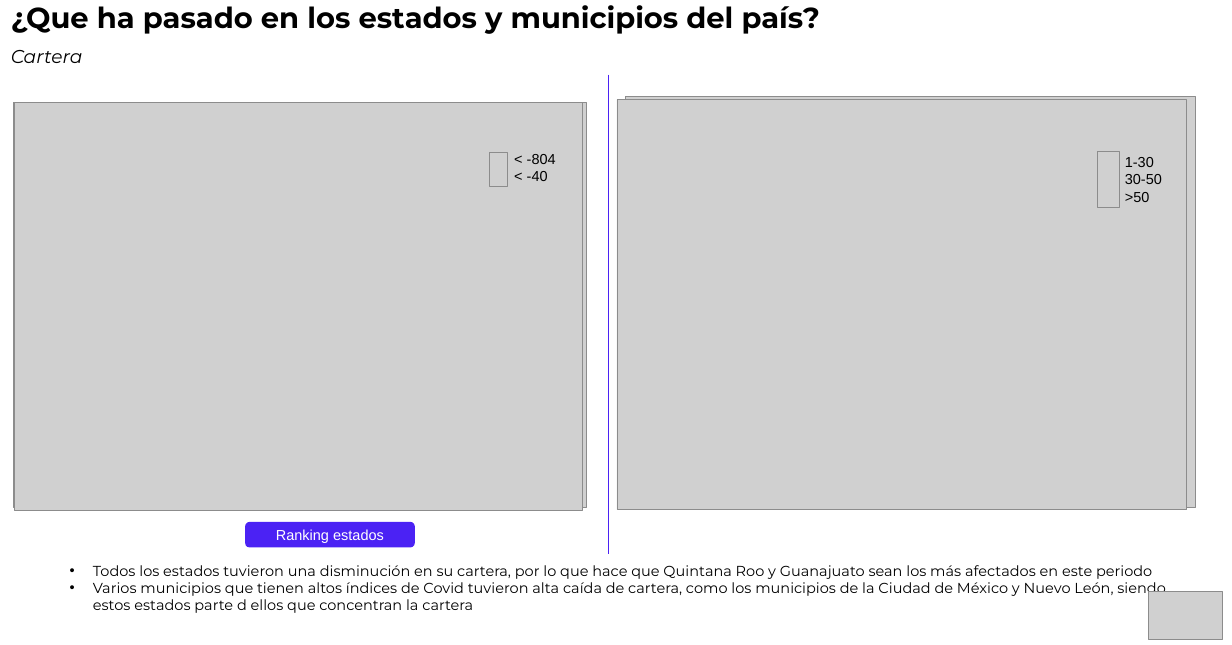
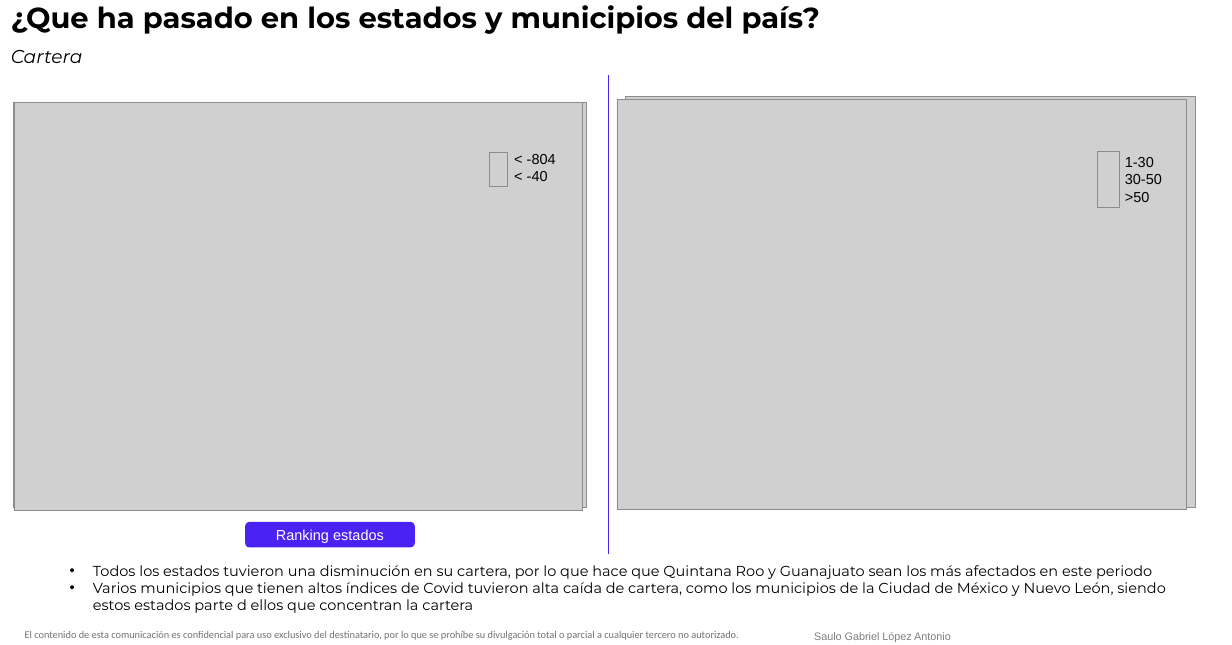
Before and after one commit to saulopez27/Impacto_banca_mexicana_covid, a slide deck: slide 7 of Impacto Banca mexicana por Covid.pptx. Drawn at 1232x645 pixels with LibreOffice and Linux fonts; fonts in the diff are those of the drawing; grey boxes stand for pictures; background and template pictures are left out. Boxes give left, top, right and bottom in pixels: in the first picture for what was removed or moved away, otherwise in the second. Text is boxed around its words. In the diff, an @@ line names an element or a change of style, - is before the commit and + after.

```diff
--- a/Impacto Banca mexicana por Covid.pptx
+++ b/Impacto Banca mexicana por Covid.pptx
@@ picture removed at [1149,591,1222,640] @@
@@ text added at [25,631,738,640], 10 pt, text #737373 @@
+El contenido de esta comunicación es confidencial para uso exclusivo del destinatario, por lo que se prohíbe su divulgación total o parcial a cualquier tercero no autorizado.
@@ text added at [814,632,951,642], 10.5 pt, text #808080 @@
+Saulo Gabriel López Antonio
```
Also in this commit, not shown: 16 other slides changed.
